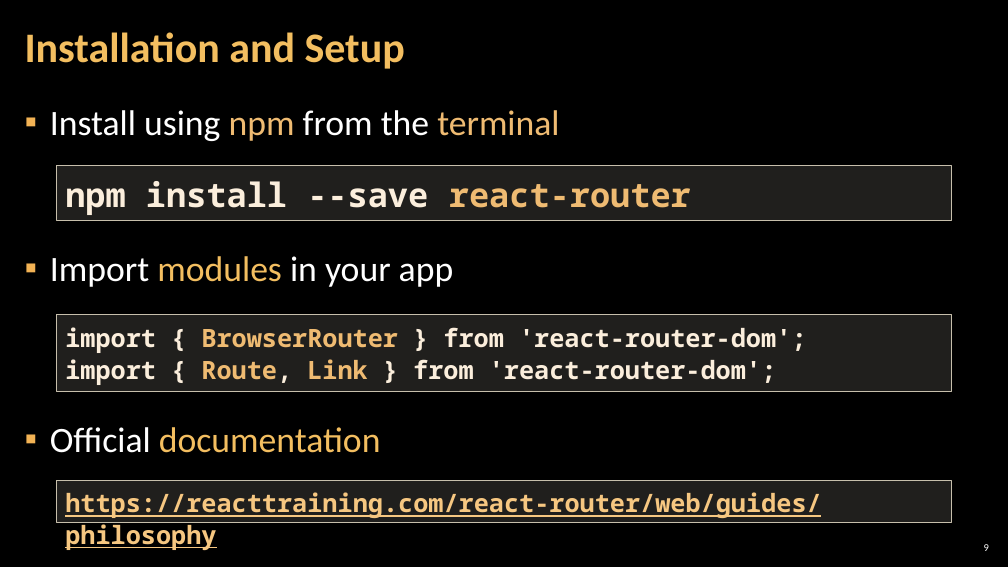
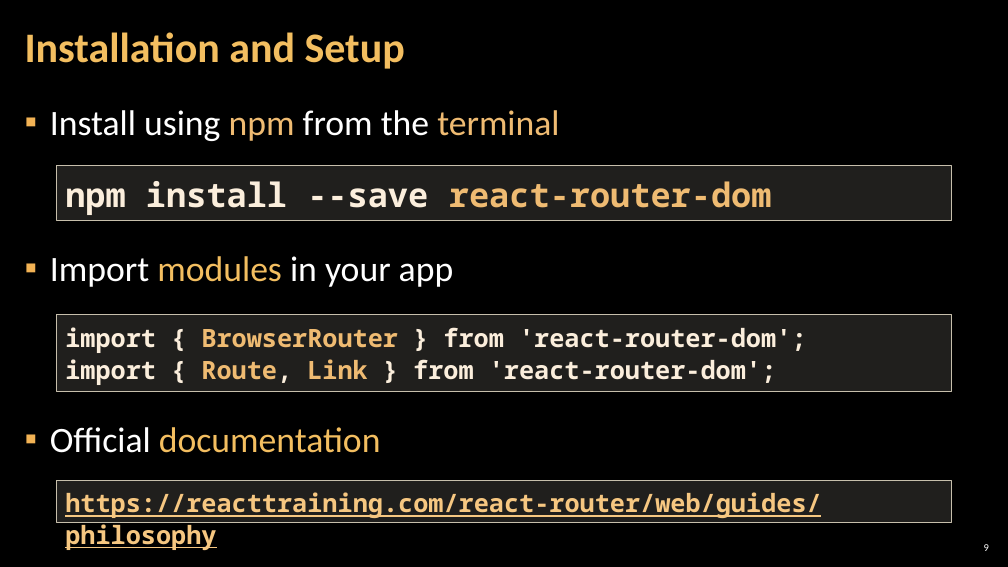
Before and after one commit to astambi/ReactJS-Fundamentals, a slide deck: slide 9 of 00-Resources/05. Routing-and-Architecture.pptx. Drawn at 1008x567 pixels with LibreOffice and Linux fonts; fonts in the diff are those of the drawing; background and template pictures are left out. Boxes give left, top, right and bottom in pixels: in the first picture for what was removed or moved away, otherwise in the second. Text is boxed around its words. In the diff, an @@ line names an element or a change of style, - is before the commit and + after.

Commit message:
Resources

```diff
--- a/00-Resources/05. Routing-and-Architecture.pptx
+++ b/00-Resources/05. Routing-and-Architecture.pptx
@@ text in rectangle at (x1=65, y1=181, x2=772, y2=215): text changed @@
-npm install --save react-router
+npm install --save react-router-dom
```
